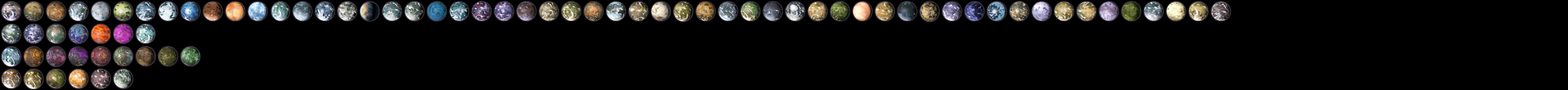
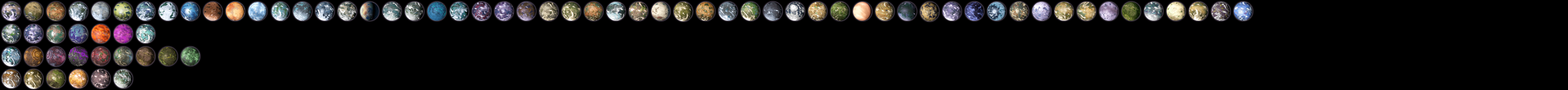
Comparing the layer stacks of the two 1568 × 90 images. Changes:
added layer "Layer 84" above "Layer 83" over 1233, 1, 1253, 21
